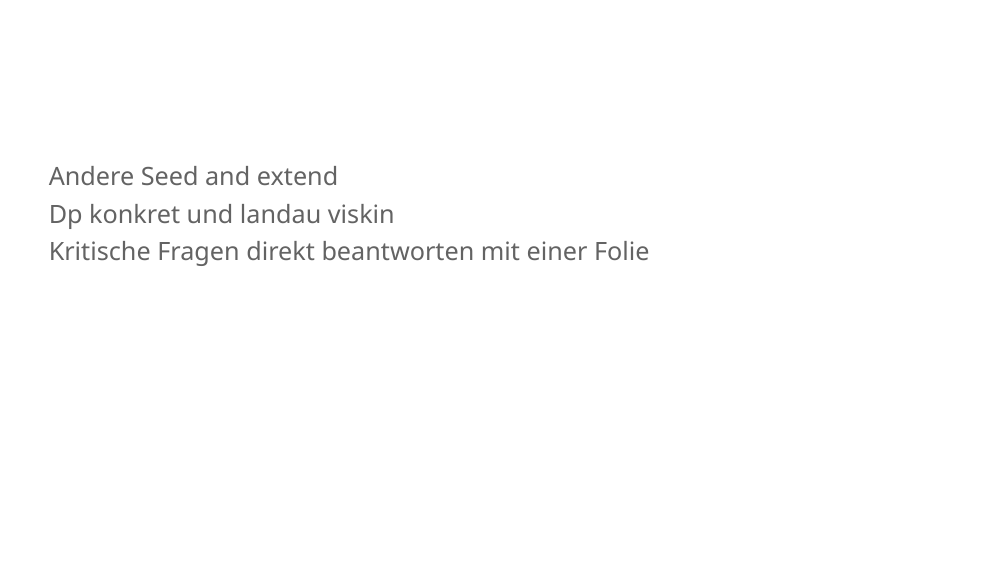
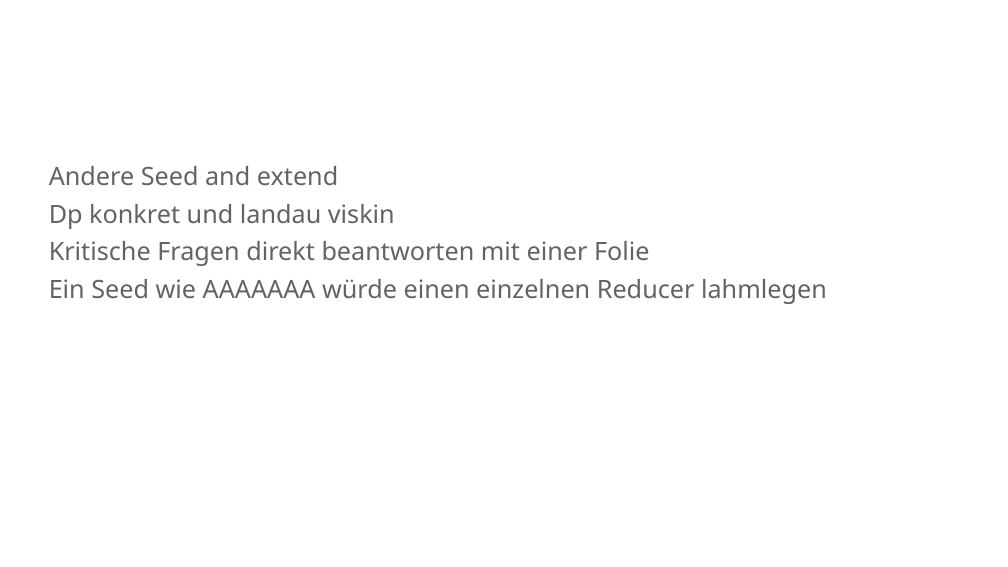
Before and after one commit to mawehl/BigData, a slide deck: slide 26 of CloudBurst_Wehle.pptx (slide 16 before the commit). Drawn at 1008x567 pixels with LibreOffice and Linux fonts; fonts in the diff are those of the drawing; background and template pictures are left out. Boxes give left, top, right and bottom in pixels: in the first picture for what was removed or moved away, otherwise in the second. Text is boxed around its words. In the diff, an @@ line names an element or a change of style, - is before the commit and + after.

```diff
--- a/CloudBurst_Wehle.pptx
+++ b/CloudBurst_Wehle.pptx
@@ subtitle at (49,279,827,304): paragraph added @@
+Ein Seed wie AAAAAAA würde einen einzelnen Reducer lahmlegen
```
Also in this commit, not shown: 4 other slides changed, 10 slides added.
